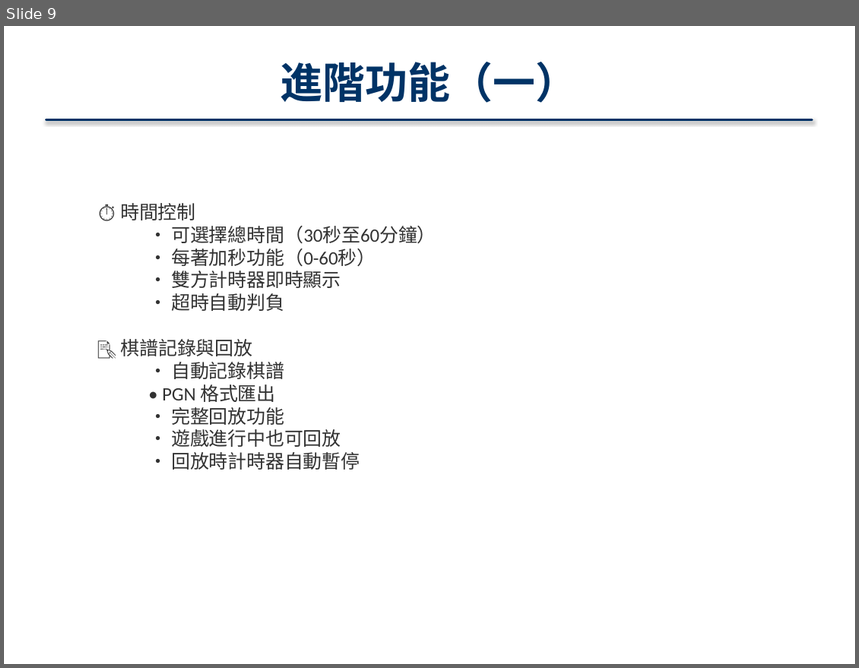
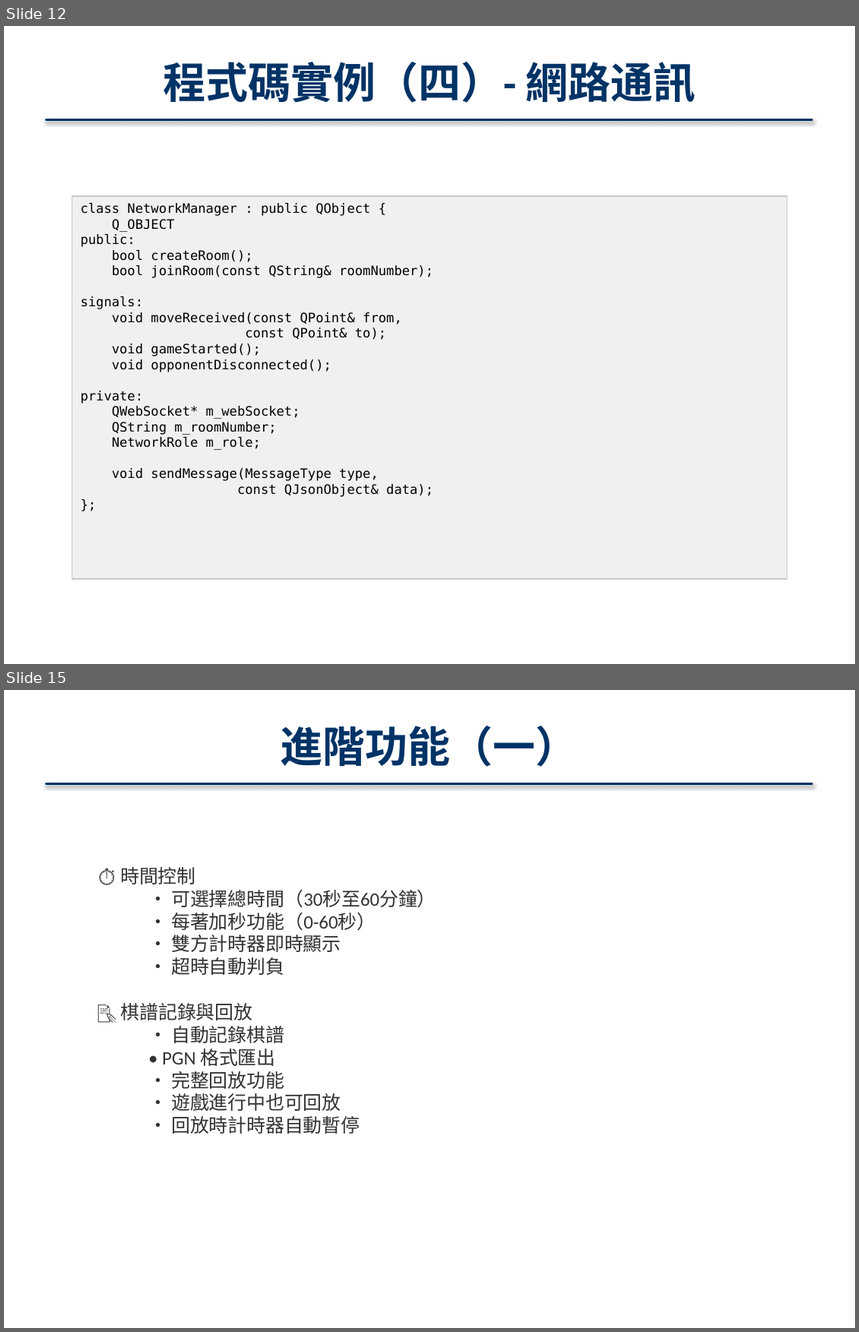
Before and after one commit to 41343112/Qt_11401_8, a slide deck: Qt_Chess_專案報告.pptx. Shown one above the other, each under a label of ours: slide 9 before the commit, slides 12 and 15 after it; the slides between them are not shown. The pictures are 859x668 and 859x1332 pixels, drawn with LibreOffice and Linux fonts; fonts in the diff are those of the drawing. Boxes give left, top, right and bottom in pixels: in the first picture for what was removed or moved away, otherwise in the second. Text is boxed around its words. In the diff, an @@ line names an element or a change of style, - is before the commit and + after.

```diff
--- a/Qt_Chess_專案報告.pptx
+++ b/Qt_Chess_專案報告.pptx
@@ slide 12 added at <box>4,26,855,664</box>, background #FFFFFF @@
@@ text added at <box>163,62,696,103</box>, 36 pt, text #003366, bold @@
+程式碼實例（四）- 網路通訊
@@ rectangle added at <box>47,119,813,119</box>, fill gradient #3F80CE to #A4C4FF, outline #003366 2 pt @@
@@ rectangle added at <box>72,196,787,579</box>, fill #F0F0F0, outline #C8C8C8 1 pt, 11 pt, text #000000 @@
+class NetworkManager : public QObject {
+Q_OBJECT
+public:
+bool createRoom();
+bool joinRoom(const QString& roomNumber);
+signals:
+void moveReceived(const QPoint& from,
+const QPoint& to);
+void gameStarted();
+void opponentDisconnected();
+private:
+QWebSocket* m_webSocket;
+QString m_roomNumber;
+NetworkRole m_role;
+void sendMessage(MessageType type,
+const QJsonObject& data);
+};
@@ what was slide 9 is now slide 15 @@
```
Also in this commit, not shown: 2 slides changed, 6 other slides added.
